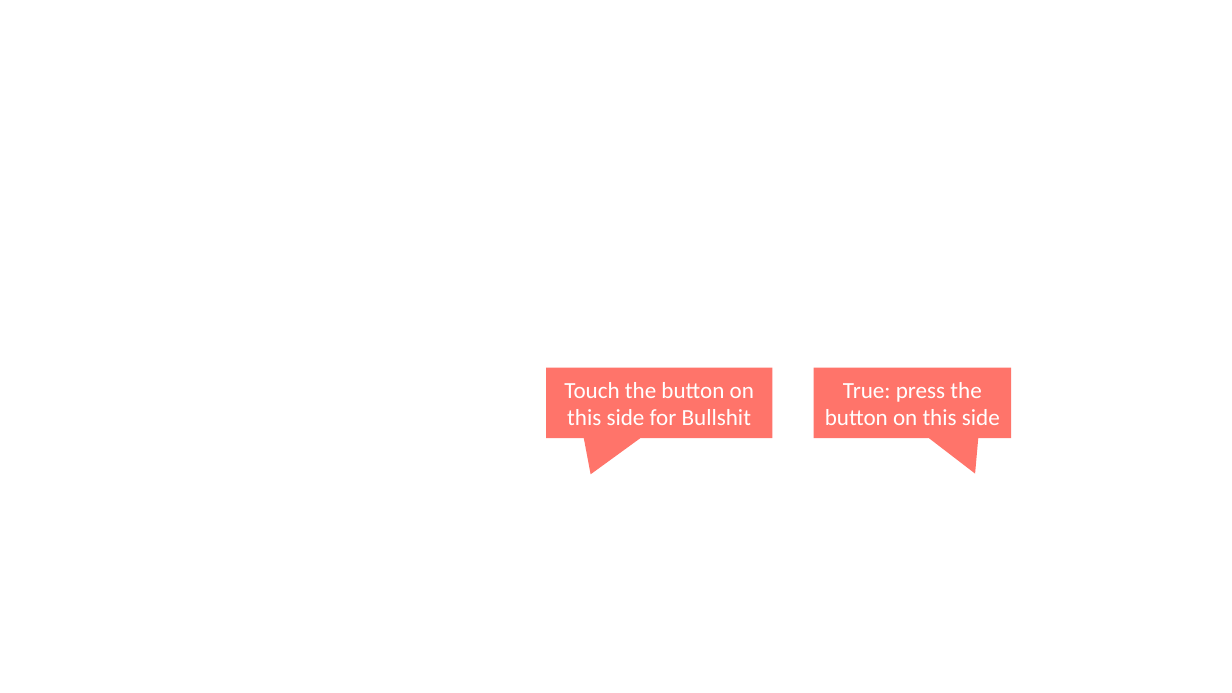
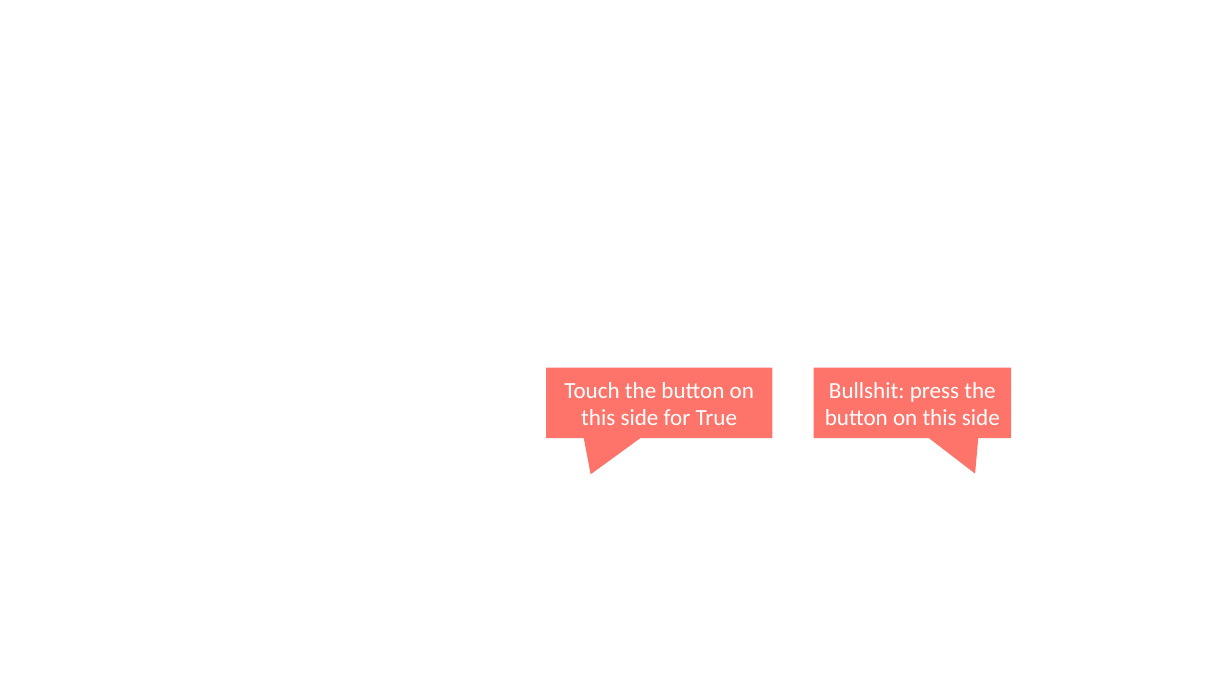
Before and after one commit to joachimneumann/bullshitdetector, a slide deck: slide 1 of bullshit instructions.pptx. Drawn at 1232x693 pixels with LibreOffice and Linux fonts; fonts in the diff are those of the drawing. Boxes give left, top, right and bottom in pixels: in the first picture for what was removed or moved away, otherwise in the second. Text is boxed around its words. In the diff, an @@ line names an element or a change of style, - is before the commit and + after.

Commit message:
powerpoint updated

```diff
--- a/bullshit instructions.pptx
+++ b/bullshit instructions.pptx
@@ text in speech box at box(564, 382, 754, 425): text changed @@
-Touch the button on this side for Bullshit
+Touch the button on this side for True
@@ text in speech box at box(825, 382, 1000, 425): text changed @@
-True: press the button on this side
+Bullshit: press the button on this side
```
Also in this commit, not shown: 1 other file.
